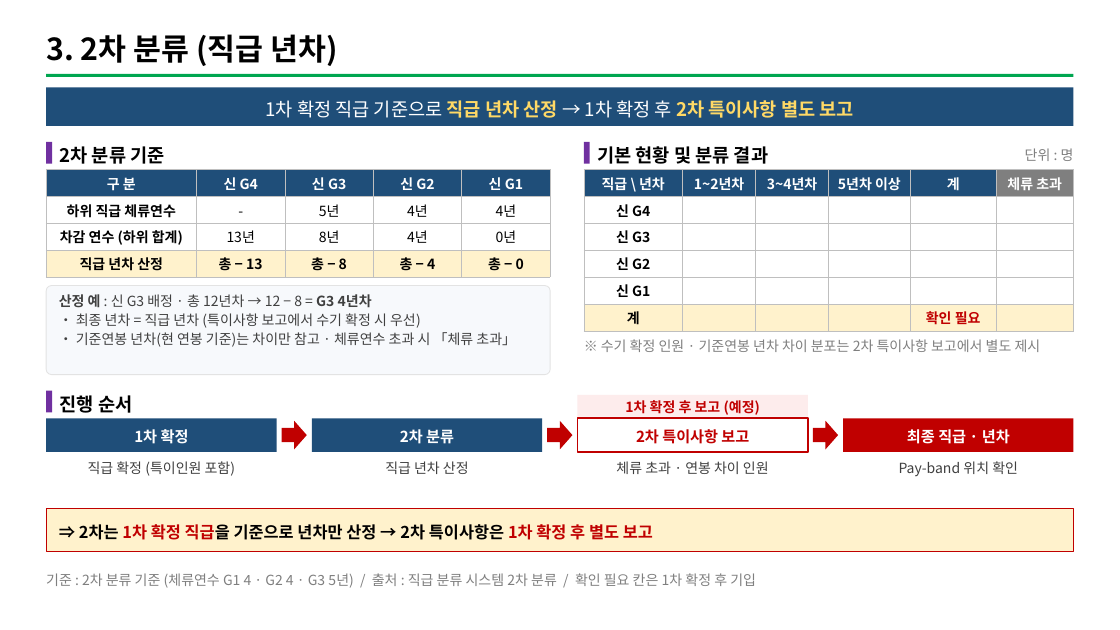
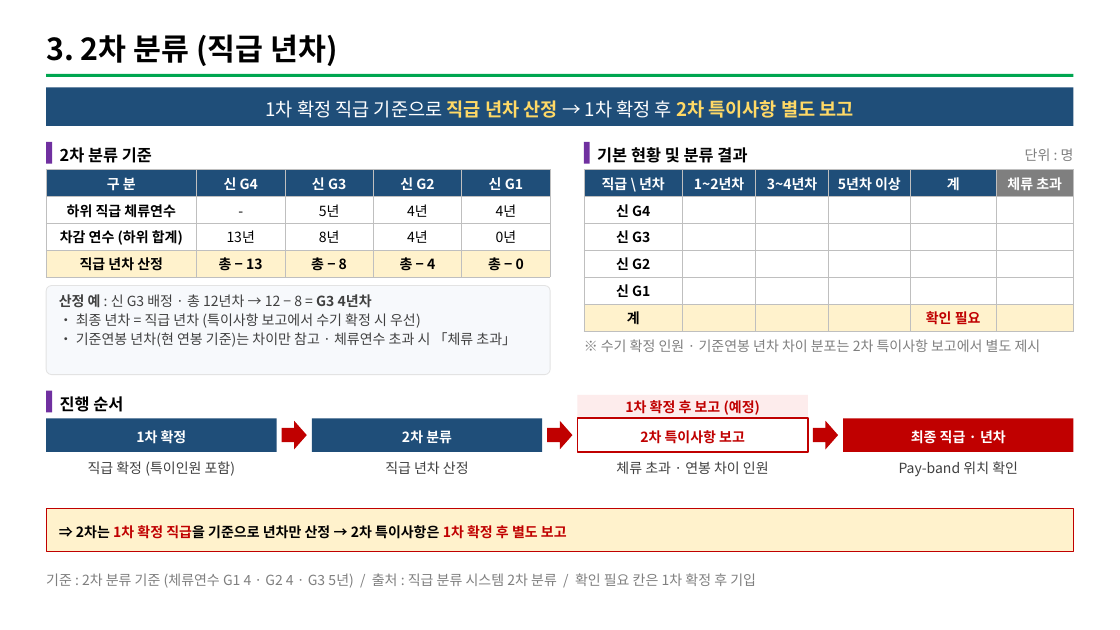
Before and after one commit to chosw9187-source/30agro, a slide deck: slide 5 of tools/grade2/report/직급재분류_결과보고(안).pptx. Drawn at 1120x630 pixels with LibreOffice and Linux fonts; fonts in the diff are those of the drawing. Boxes give left, top, right and bottom in pixels: in the first picture for what was removed or moved away, otherwise in the second. Text is boxed around its words. In the diff, an @@ line names an element or a change of style, - is before the commit and + after.

```diff
--- a/tools/grade2/report/직급재분류_결과보고(안).pptx
+++ b/tools/grade2/report/직급재분류_결과보고(안).pptx
@@ size 16 to 14 pt in 3 elements at (60, 147, 152, 163), (597, 147, 747, 163), (60, 396, 123, 412) @@
@@ size 13 to 12 pt in 4 elements at (46, 418, 276, 452), (312, 418, 542, 452), (577, 418, 807, 452), (844, 418, 1074, 452) @@
@@ rectangle "⇒ 2차는 1차 확정 직급을 ..." at (46, 508, 1074, 552): size 14 to 12 pt @@
```
Also in this commit, not shown: 6 other slides changed, 2 other files.
